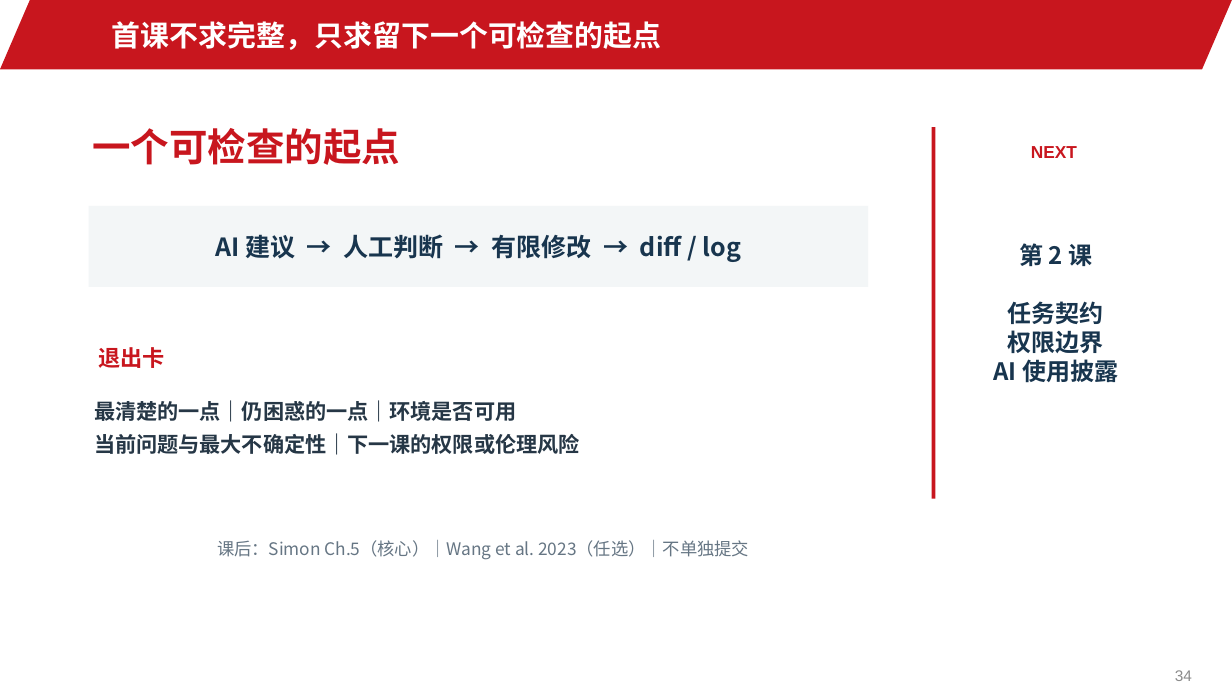
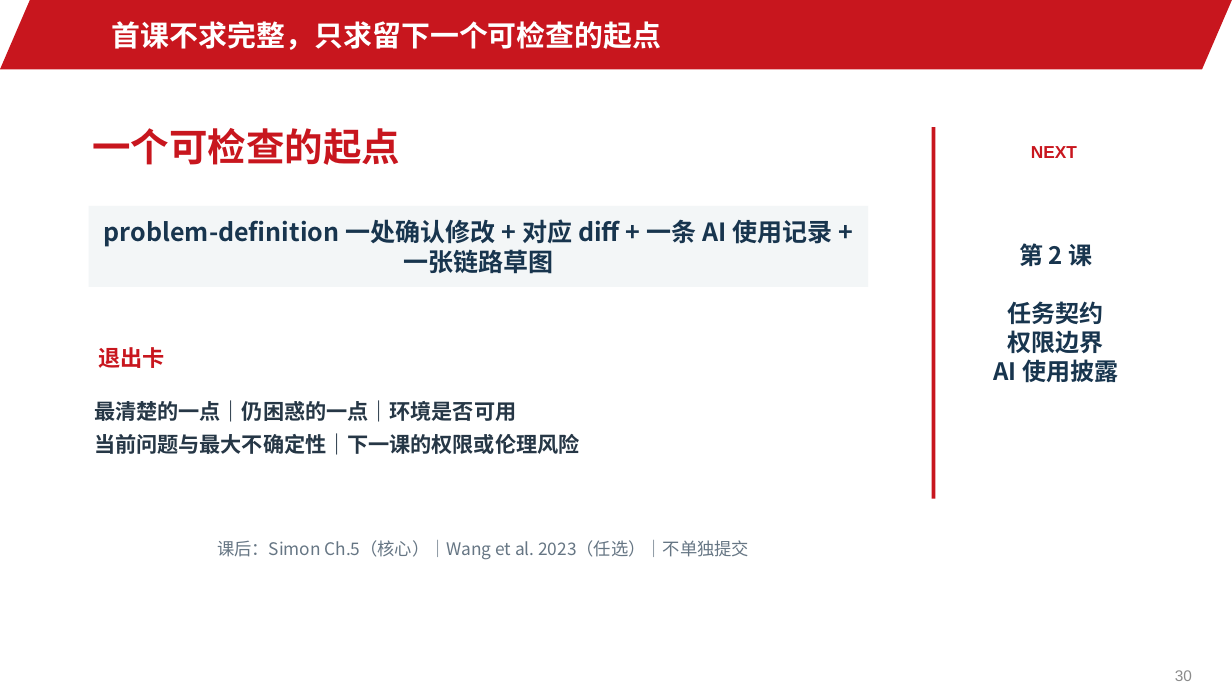
Before and after one commit to jinyh/ai4research, a slide deck: slide 30 of lessons/lesson-01/slides.pptx (slide 34 before the commit). Drawn at 1232x693 pixels with LibreOffice and Linux fonts; fonts in the diff are those of the drawing; background and template pictures are left out. Boxes give left, top, right and bottom in pixels: in the first picture for what was removed or moved away, otherwise in the second. Text is boxed around its words. In the diff, an @@ line names an element or a change of style, - is before the commit and + after.

```diff
--- a/lessons/lesson-01/slides.pptx
+++ b/lessons/lesson-01/slides.pptx
@@ text in rectangle at bbox=[104, 219, 832, 274]: text changed @@
-AI 建议 → 人工判断 → 有限修改 → diff / log
+problem-definition 一处确认修改 + 对应 diff + 一条 AI 使用记录 + 一张链路草图
@@ page number at bbox=[1175, 670, 1192, 681]: text changed @@
-34
+30
```
Also in this commit, not shown: 11 other slides changed, 4 slides removed, 18 other files.
